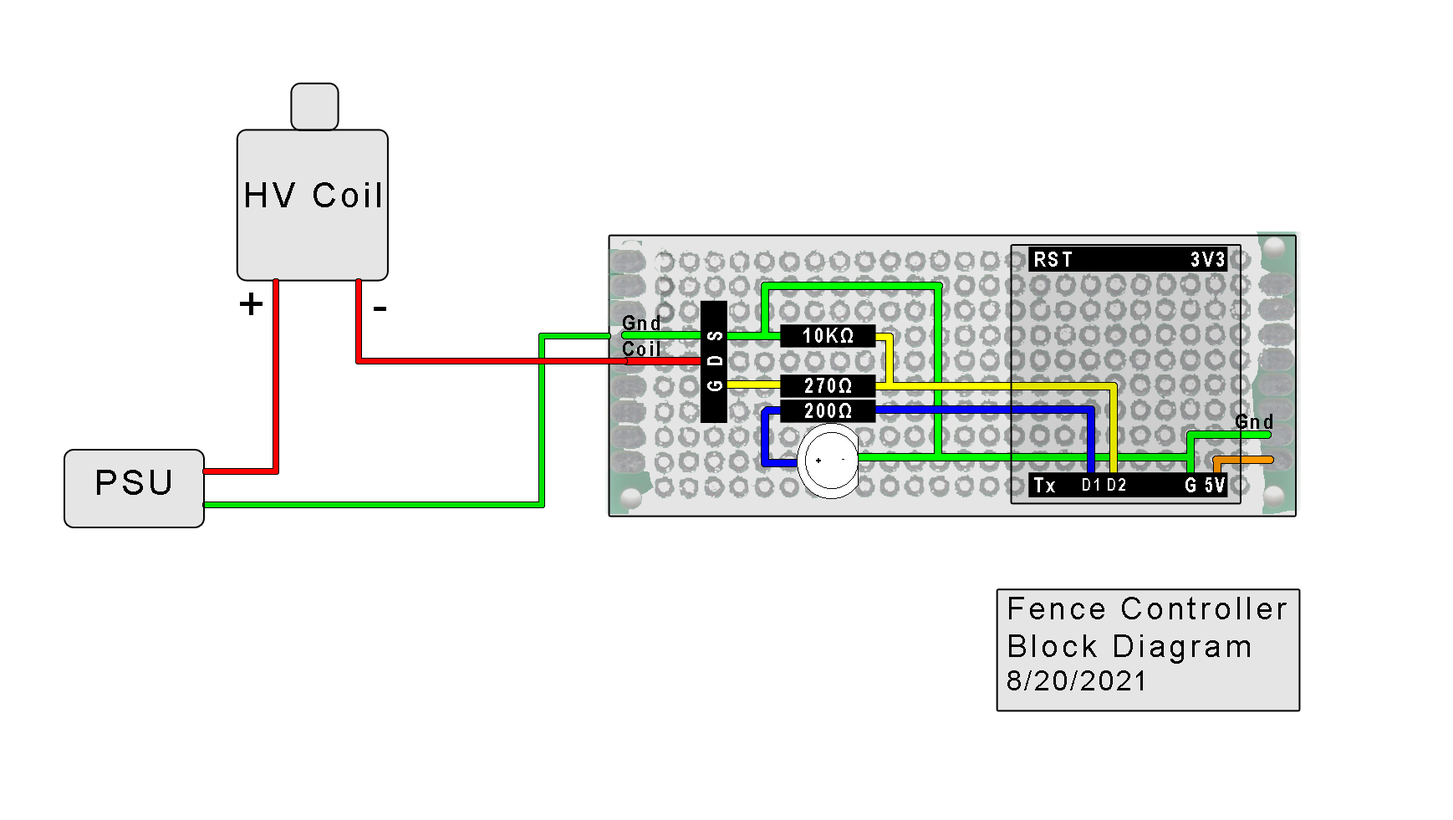
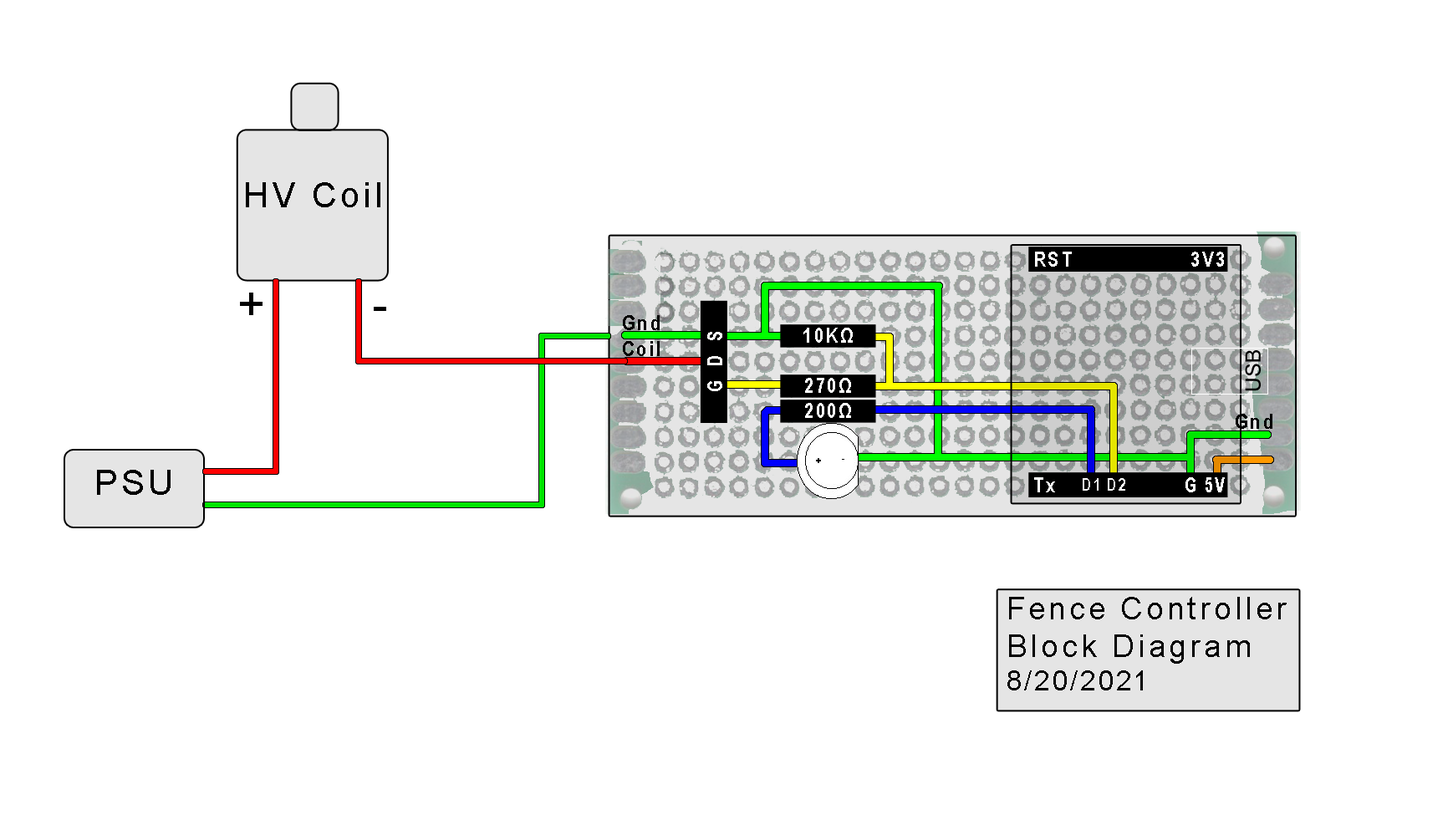
Comparing the layer stacks of the two 1453x820 images. Changes:
added layer "USB" above "Layer 1" over [1244, 350, 1261, 392]
added layer "Layer 1" above "Title" over [1191, 347, 1269, 395]
